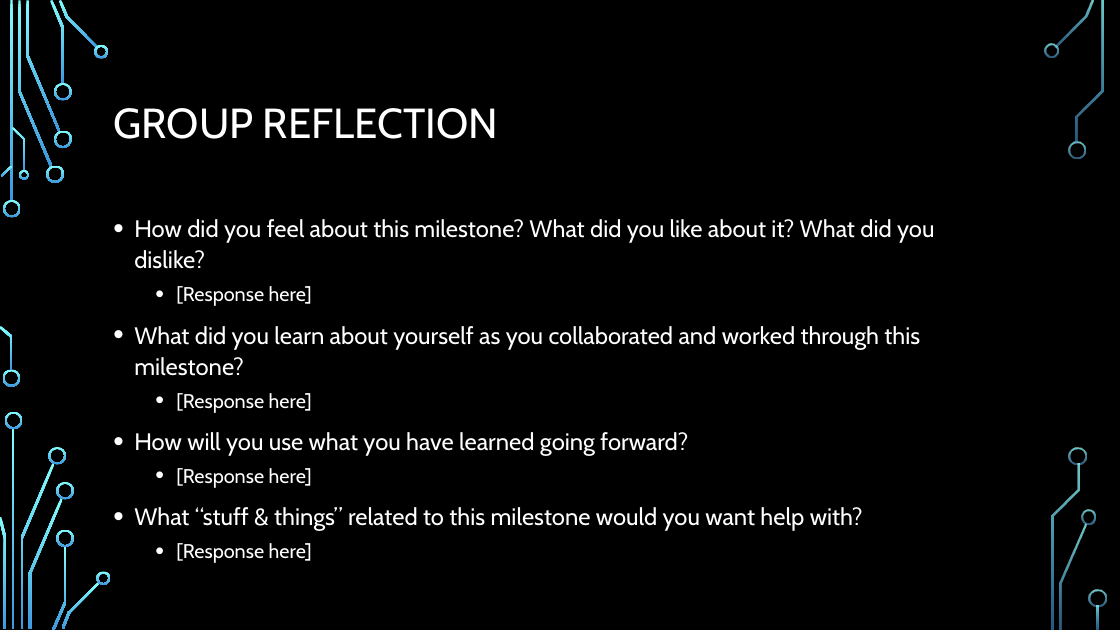
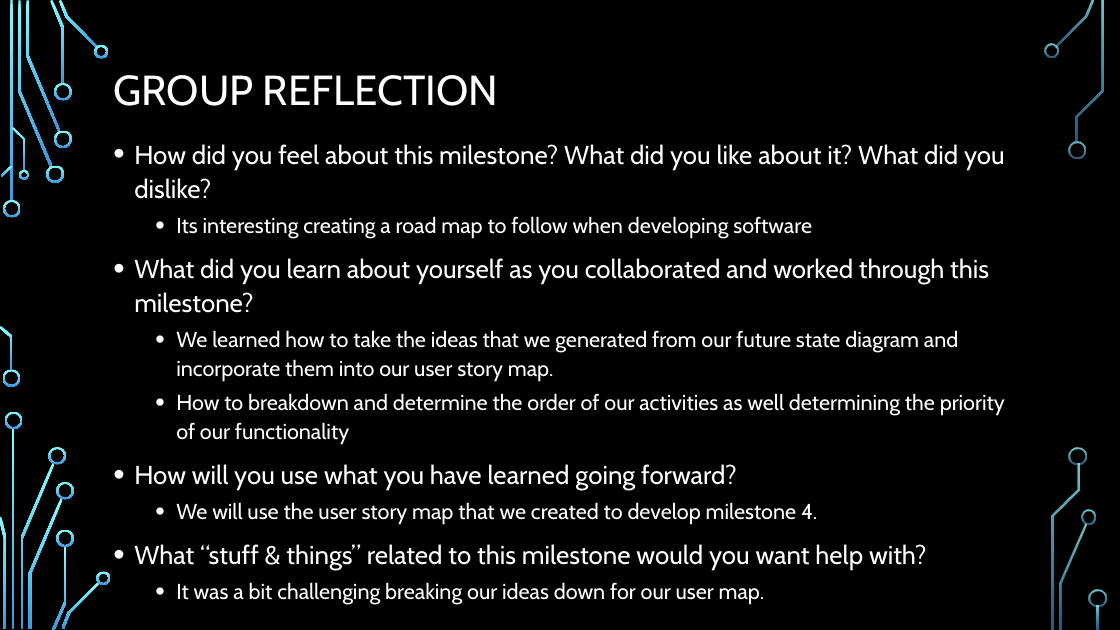
Before and after one commit to ureginastudent/PROJECT, a slide deck: slide 5 of Milestone 3/ENSE 470 Milestone 3.pptx. Drawn at 1120x630 pixels with LibreOffice and Linux fonts; fonts in the diff are those of the drawing; background and template pictures are left out. Boxes give left, top, right and bottom in pixels: in the first picture for what was removed or moved away, otherwise in the second. Text is boxed around its words. In the diff, an @@ line names an element or a change of style, - is before the commit and + after.

Commit message:
Update: improved the changes and misc and group reflection slides

```diff
--- a/Milestone 3/ENSE 470 Milestone 3.pptx
+++ b/Milestone 3/ENSE 470 Milestone 3.pptx
@@ title "GROUP REFLECTION": place and size @@
-title "GROUP REFLECTION" at [113,108,498,139]
+title "GROUP REFLECTION" at [113,75,498,106]
@@ text "How did you feel about ...": place and size @@
-text "How did you feel about ..." at [134,219,934,531]
+text "How did you feel about ..." at [134,144,1005,605]
@@ text at [134,144,1005,569]: size 20.4 to 22.2 pt in "How did you feel about this milestone? ...", "What did you learn about yourself as ...", "How will you use what you have ...", "What “stuff & things” related to this ..." @@
@@ text at [176,216,812,239]: text changed; size 17 to 18.5 pt @@
-  • [Response here]
+  • Its interesting creating a road map to follow when developing software
@@ text at [176,330,1005,444]: text changed; size 17 to 18.5 pt @@
-  • [Response here]
+  • We learned how to take the ideas that we generated from our future state diagram and incorporate them into our user story map.
+  • How to breakdown and determine the order of our activities as well determining the priority of our functionality
@@ text at [176,502,817,525]: text changed; size 17 to 18.5 pt @@
-  • [Response here]
+  • We will use the user story map that we created to develop milestone 4.
@@ text at [176,582,765,605]: text changed; size 17 to 18.5 pt @@
-  • [Response here]
+  • It was a bit challenging breaking our ideas down for our user map.
```
Also in this commit, not shown: 1 other slide changed, 2 slides added, 2 slides removed.
